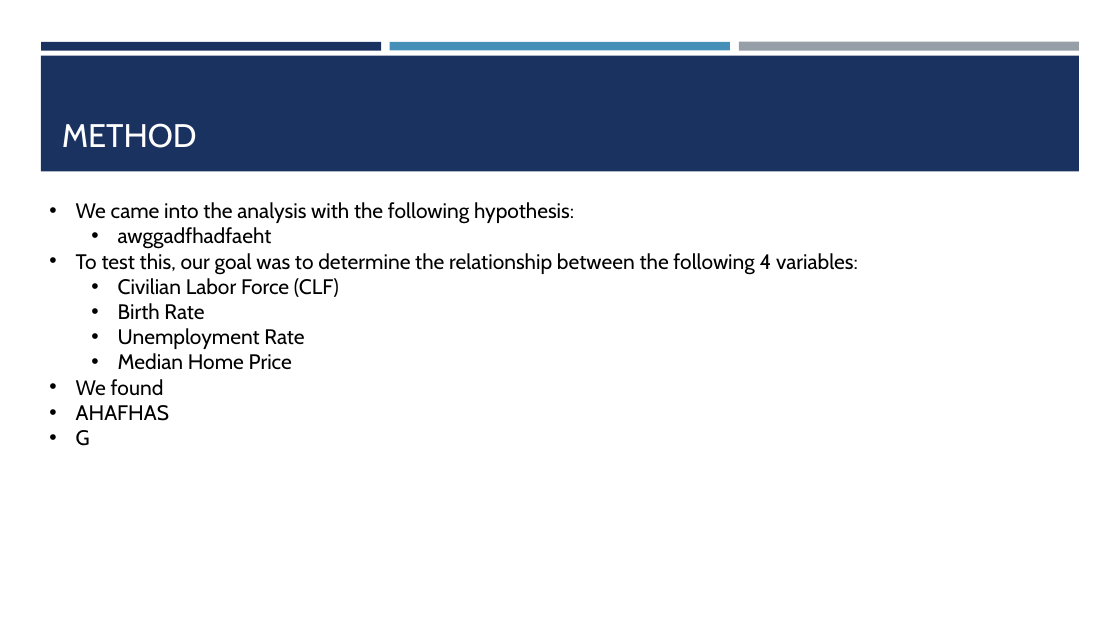
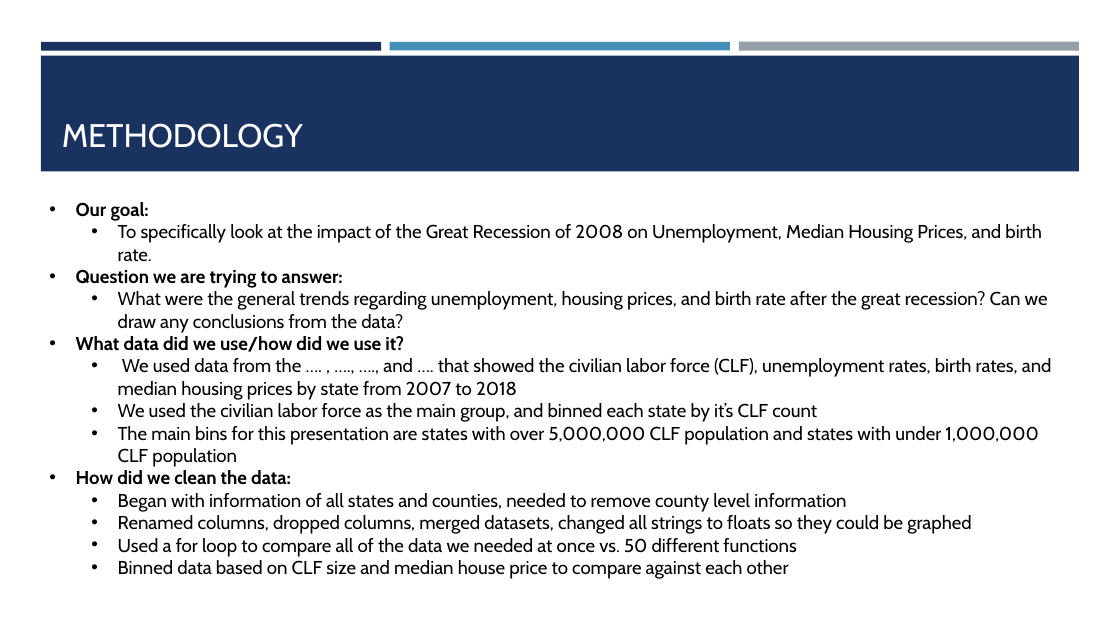
Before and after one commit to shawn-cavalieri/panic_at_the_desktop_project_1, a slide deck: slide 2 of Panic At The Desktop Project 1-.pptx. Drawn at 1120x630 pixels with LibreOffice and Linux fonts; fonts in the diff are those of the drawing. Boxes give left, top, right and bottom in pixels: in the first picture for what was removed or moved away, otherwise in the second. Text is boxed around its words. In the diff, an @@ line names an element or a change of style, - is before the commit and + after.

```diff
--- a/Panic At The Desktop Project 1-.pptx
+++ b/Panic At The Desktop Project 1-.pptx
@@ title at (62,123,303,148): text changed @@
-METHOD
+METHODOLOGY
@@ text at (76,202,1052,579): text changed; size 18 to 16 pt @@
-• We came into the analysis with the following hypothesis:
-  • awggadfhadfaeht
-• To test this, our goal was to determine the relationship between the following 4 variables:
-  • Civilian Labor Force (CLF)
-  • Birth Rate
-  • Unemployment Rate
-  • Median Home Price
-• We found
-• AHAFHAS
-• G
+• Our goal:
+  • To specifically look at the impact of the Great Recession of 2008 on Unemployment, Median Housing Prices, and birth rate.
+• Question we are trying to answer:
+  • What were the general trends regarding unemployment, housing prices, and birth rate after the great recession? Can we draw any conclusions from the data?
+• What data did we use/how did we use it?
+  • We used data from the …. , …., …., and …. that showed the civilian labor force (CLF), unemployment rates, birth rates, and median housing prices by state from 2007 to 2018
+  • We used the civilian labor force as the main group, and binned each state by it’s CLF count
+  • The main bins for this presentation are states with over 5,000,000 CLF population and states with under 1,000,000 CLF population
+• How did we clean the data:
+  • Began with information of all states and counties, needed to remove county level information
+  • Renamed columns, dropped columns, merged datasets, changed all strings to floats so they could be graphed
+  • Used a for loop to compare all of the data we needed at once vs. 50 different functions
+  • Binned data based on CLF size and median house price to compare against each other
```
Also in this commit, not shown: 1 other slide changed, 8 slides added, 3 slides removed, 3 other files.
